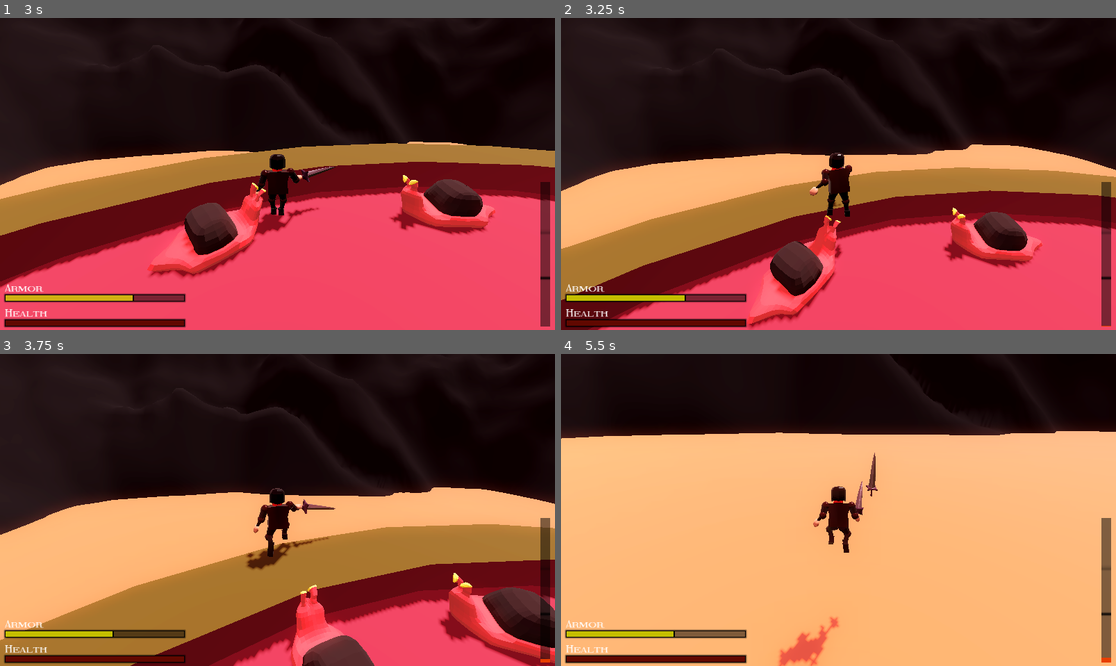
Above: before the commit, frames 1-4 (two rows, left to right).
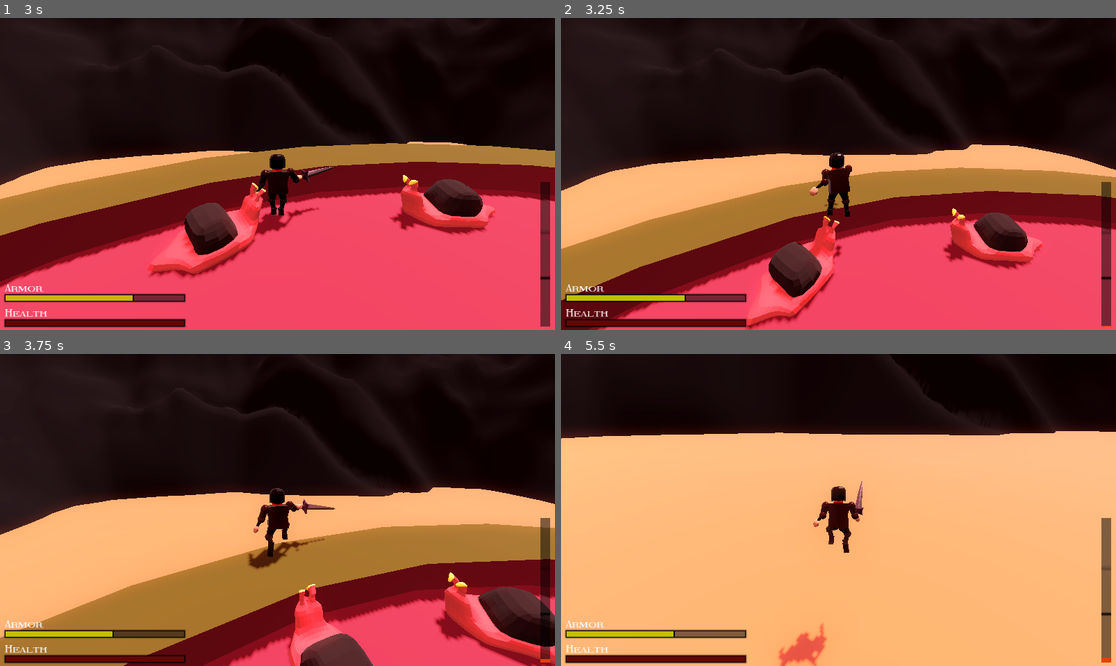
Above: after the commit, the same moments.

Repository: Amandella27/Godot-game-jam-68-forge
Game: Godot game, scene res://Scenes/main.tscn
Same seed, same stepped clock (60 frames per second), same inputs: the game is played once before the commit and once after it.
Inputs (mouse positions are in pixels of both pictures, inside the frame that each line leads up to):
- Up to frame 1 (3 s): move the mouse to (271, 180) at 0.52 s; press the mouse at (271, 180) at 0.53 s; hold W (forward) 0.53-2.78 s; tap Space (jump) at 0.77, 1.52 s; move the mouse to (316, 177) at 1.27 s; release the mouse at (316, 177) at 1.28 s; click (316, 177) at 1.35 s; move the mouse to (233, 170) at 2.02 s; hold E (use) 2.03-2.78 s; click (233, 170) at 2.3 s; move the mouse to (283, 174) at 2.77 s; hold A (left) from 2.78 s (still down); click (283, 174) at 2.85 s
- Up to frame 2 (3.25 s): keep holding A (left); tap Space (jump) at 3.02 s
- Up to frame 3 (3.75 s): move the mouse to (255, 503) at 3.52 s; release A (left) at 3.53 s; press the mouse at (255, 503) at 3.53 s; hold W (forward) from 3.53 s (still down)
- Up to frame 4 (5.5 s): keep holding W (forward); tap Space (jump) at 3.77, 4.52 s; tap B (debugattach) at 4.15 s; move the mouse to (866, 510) at 4.27 s; release the mouse at (866, 510) at 4.28 s; tap E (use) at 4.35 s; click (866, 510) at 4.55 s; move the mouse to (810, 510) at 5.02 s; press the mouse at (810, 510) at 5.03 s

Frame 1 is identical in both runs. In frame 2, 1.2% of the frame differs, in the area x 0-100%, y 17-100%; in frame 3, 3.0%, in the area x 0-100%, y 18-100%; in frame 4, 0.3%.
Error after the commit: Invalid access to property or key 'global_position' on a base object of type 'Vector3'. (res://Scripts/weapon.gd:21)

Commit message:
Started attach work?

Diff:
--- /dev/null
+++ b/CollisionShapes/swordcollision.tres
@@ -0,0 +1,5 @@
+[gd_resource type="CylinderShape3D" format=3 uid="uid://c6uvpowjag0r8"]
+
+[resource]
+height = 0.787944
+radius = 0.0371128
--- a/Scenes/player.tscn
+++ b/Scenes/player.tscn
@@ -687,16 +687,16 @@
 transform = Transform3D(-1, 0, -8.74228e-08, 0, 1, 0, 8.74228e-08, 0, -1, 0, 0, 0)
 bones/0/rotation = Quaternion(-0.248614, 0.0140236, 0.0294315, 0.968054)
 bones/0/scale = Vector3(1, 1, 1)
-bones/1/position = Vector3(0.0150447, 0.360392, 0.0025616)
+bones/1/position = Vector3(0.0151138, 0.361601, 0.00322801)
 bones/1/rotation = Quaternion(0.286625, -0.0153368, -0.0281841, 0.957505)
-bones/2/rotation = Quaternion(0.0582134, -7.70104e-05, -0.000686259, 0.998304)
+bones/2/rotation = Quaternion(0.0570535, -7.62129e-05, -0.000686348, 0.998371)
 bones/2/scale = Vector3(1, 1, 1)
-bones/3/rotation = Quaternion(-0.0636507, -0.188945, 0.956829, -0.211489)
+bones/3/rotation = Quaternion(-0.0632543, -0.189011, 0.956848, -0.211459)
 bones/3/scale = Vector3(1, 1, 1)
-bones/4/rotation = Quaternion(0.355658, 0.00703255, 0.0350651, 0.933932)
-bones/6/rotation = Quaternion(0.0822043, -0.0997081, 0.966142, 0.223318)
+bones/4/rotation = Quaternion(0.355952, 0.0070317, 0.035094, 0.933819)
+bones/6/rotation = Quaternion(0.0818358, -0.0997992, 0.966172, 0.223283)
 bones/6/scale = Vector3(1, 1, 1)
-bones/7/rotation = Quaternion(0.303161, -0.0071717, -0.0298899, 0.952443)
+bones/7/rotation = Quaternion(0.303513, -0.00717085, -0.0299245, 0.95233)
 bones/8/scale = Vector3(1, 1, 1)
 bones/9/rotation = Quaternion(-0.0589997, -0.194581, 0.977326, -0.0590795)
 bones/10/rotation = Quaternion(-0.204241, 0.00415017, -0.0750367, 0.976032)
@@ -704,21 +704,24 @@
 bones/11/scale = Vector3(1, 1, 1)
 bones/12/scale = Vector3(1, 1, 1)
 bones/13/rotation = Quaternion(-0.136175, -0.00420675, 0.0500295, 0.989412)
+bones/13/scale = Vector3(1, 1, 1)
 bones/14/rotation = Quaternion(0.731685, 0.00250492, -0.0255557, 0.681159)
 bones/15/rotation = Quaternion(-0.0168485, 0.563089, 0.825436, -0.0360752)
 bones/15/scale = Vector3(1, 1, 0.999999)
-bones/16/position = Vector3(0.793629, 0.100108, -0.148919)
+bones/16/position = Vector3(0.793629, 0.101601, -0.148919)
 bones/17/rotation = Quaternion(-0.143178, 0.692459, -0.692459, 0.143178)
 bones/18/rotation = Quaternion(-0.0617429, 0.704406, 0.704406, -0.0617429)
+bones/18/scale = Vector3(1, 1, 1)
 bones/19/rotation = Quaternion(0.0434195, 0.621766, 0.78089, 0.041633)
 bones/19/scale = Vector3(1, 1, 1.00001)
-bones/20/position = Vector3(-0.802886, 0.0836889, -0.0350145)
+bones/20/position = Vector3(-0.802886, 0.0851815, -0.0350145)
 bones/20/rotation = Quaternion(0.167142, 0.687069, -0.687069, -0.167142)
 bones/21/rotation = Quaternion(0.143178, 0.692459, -0.692459, -0.143178)
 bones/22/rotation = Quaternion(0.0617429, 0.704406, 0.704406, 0.0617429)
+bones/22/scale = Vector3(1, 1, 1)
 
 [node name="BoneAttachment3D" type="BoneAttachment3D" parent="dwarf/Armature/Skeleton3D" index="1"]
-transform = Transform3D(-0.972462, -0.151274, -0.177294, 0.0372817, -0.851897, 0.52238, -0.230059, 0.501385, 0.834078, -0.802887, 0.0836242, -0.0350146)
+transform = Transform3D(-0.97236, -0.151462, -0.177691, 0.0370896, -0.851578, 0.522914, -0.230519, 0.501871, 0.833658, -0.802887, 0.0851184, -0.0350144)
 bone_name = "Hand.r"
 bone_idx = 8
 
--- /dev/null
+++ b/Scenes/sword.tscn
@@ -0,0 +1,17 @@
+[gd_scene load_steps=4 format=3 uid="uid://ycvgs5jb8imr"]
+
+[ext_resource type="PackedScene" uid="uid://bd7jm6x7f0sgp" path="res://Assets/sword.glb" id="1_wgm06"]
+[ext_resource type="Shape3D" uid="uid://c6uvpowjag0r8" path="res://CollisionShapes/swordcollision.tres" id="2_4h0v7"]
+[ext_resource type="Script" path="res://Scripts/sword.gd" id="2_e66gi"]
+
+[node name="Sword" type="CollisionShape3D"]
+transform = Transform3D(1, 0, 0, 0, 1, 0, 0, 0, 1, 0, 0.6, 0)
+shape = ExtResource("2_4h0v7")
+script = ExtResource("2_e66gi")
+
+[node name="sword" parent="." instance=ExtResource("1_wgm06")]
+transform = Transform3D(0.5, 0, 0, 0, 0.5, 0, 0, 0, 0.5, 0, -0.6, 0)
+
+[node name="AttachTip" type="Marker3D" parent="."]
+unique_name_in_owner = true
+transform = Transform3D(1, 0, 0, 0, 1, 0, 0, 0, 1, 0, 0.4, 0)
--- a/Scenes/weapon.tscn
+++ b/Scenes/weapon.tscn
@@ -1,11 +1,6 @@
-[gd_scene load_steps=4 format=3 uid="uid://cc4tk5fipkhrq"]
+[gd_scene load_steps=2 format=3 uid="uid://cc4tk5fipkhrq"]
 
-[ext_resource type="PackedScene" uid="uid://bd7jm6x7f0sgp" path="res://Assets/sword.glb" id="1_j2s1o"]
 [ext_resource type="Script" path="res://Scripts/weapon.gd" id="1_l8xvi"]
-
-[sub_resource type="CylinderShape3D" id="CylinderShape3D_5pwki"]
-height = 0.76466
-radius = 0.030217
 
 [node name="Weapon" type="Area3D" groups=["Weapon"]]
 collision_layer = 8
@@ -14,26 +9,4 @@
 script = ExtResource("1_l8xvi")
 damage = -50
 
-[node name="CollisionShape3D" type="CollisionShape3D" parent="."]
-transform = Transform3D(1, 0, 0, 0, 1, 0, 0, 0, 1, 0, 0.620629, 0)
-shape = SubResource("CylinderShape3D_5pwki")
-
-[node name="sword" parent="." instance=ExtResource("1_j2s1o")]
-transform = Transform3D(0.5, 0, 0, 0, 0.5, 0, 0, 0, 0.5, 0, 0, 0)
-
-[node name="AttachTip" type="Marker3D" parent="."]
-transform = Transform3D(1, 0, 0, 0, 1, 0, 0, 0, 1, 0, 0.984403, 0)
-
-[node name="AttachBodyLeft" type="Marker3D" parent="."]
-transform = Transform3D(1, 0, 0, 0, 1, 0, 0, 0, 1, -0.05, 0.675, 0)
-
-[node name="AttachBodyRight" type="Marker3D" parent="."]
-transform = Transform3D(1, 0, 0, 0, 1, 0, 0, 0, 1, 0.05, 0.675, 0)
-
-[node name="AttachBodyTop" type="Marker3D" parent="."]
-transform = Transform3D(1, 0, 0, 0, 1, 0, 0, 0, 1, 0, 0.675, 0.025)
-
-[node name="AttachBodyBottom" type="Marker3D" parent="."]
-transform = Transform3D(1, 0, 0, 0, 1, 0, 0, 0, 1, 0, 0.675, -0.025)
-
 [connection signal="area_entered" from="." to="." method="_on_area_entered"]
--- a/Scripts/Globals.gd
+++ b/Scripts/Globals.gd
@@ -5,3 +5,4 @@
 var menusOpen: bool
 var hud
 var current_heat: int
+var next_attach
--- a/Scripts/Player.gd
+++ b/Scripts/Player.gd
@@ -1,8 +1,6 @@
 extends CharacterBody3D
 
 class_name Player
-
-const WEAPON = preload("res://Scenes/weapon.tscn")
 
 signal player_health_changed(new_health)
 signal player_armor_changed(new_armor)
@@ -52,12 +50,6 @@
 
 		camera_pivot.rotation.x = clamp(camera_pivot.rotation.x, deg_to_rad(-45), deg_to_rad(15))
 
-	if event.is_action_pressed("debugattach"):
-		var attach = WEAPON.instantiate()
-		add_child(attach)
-		attach.global_position = weapon.attach_tip.global_position
-
-
 func _physics_process(delta):
 
 	if not is_on_floor():
--- /dev/null
+++ b/Scripts/sword.gd
@@ -0,0 +1,6 @@
+extends CollisionShape3D
+
+@onready var attach_tip = %AttachTip
+
+func _ready():
+	Globals.next_attach = attach_tip.global_position
--- a/Scripts/weapon.gd
+++ b/Scripts/weapon.gd
@@ -1,10 +1,21 @@
 extends Area3D
 
-@onready var collision_shape_3d = $CollisionShape3D
-@onready var attach_tip = $AttachTip
+const SWORD = preload("res://Scenes/sword.tscn")
 
 @export var damage: int
+
+var sword
+
+func _ready():
+	sword = SWORD.instantiate()
+	add_child(sword)
 
 func _on_area_entered(area):
 	if area.is_in_group("Enemy") and area.has_method("take_damage"):
 		area.take_damage(damage)
+
+func _input(event):
+	if event.is_action_pressed("debugattach"):
+		var add_sword = SWORD.instantiate()
+		add_child(add_sword)
+		add_sword.position = Globals.next_attach.global_position
